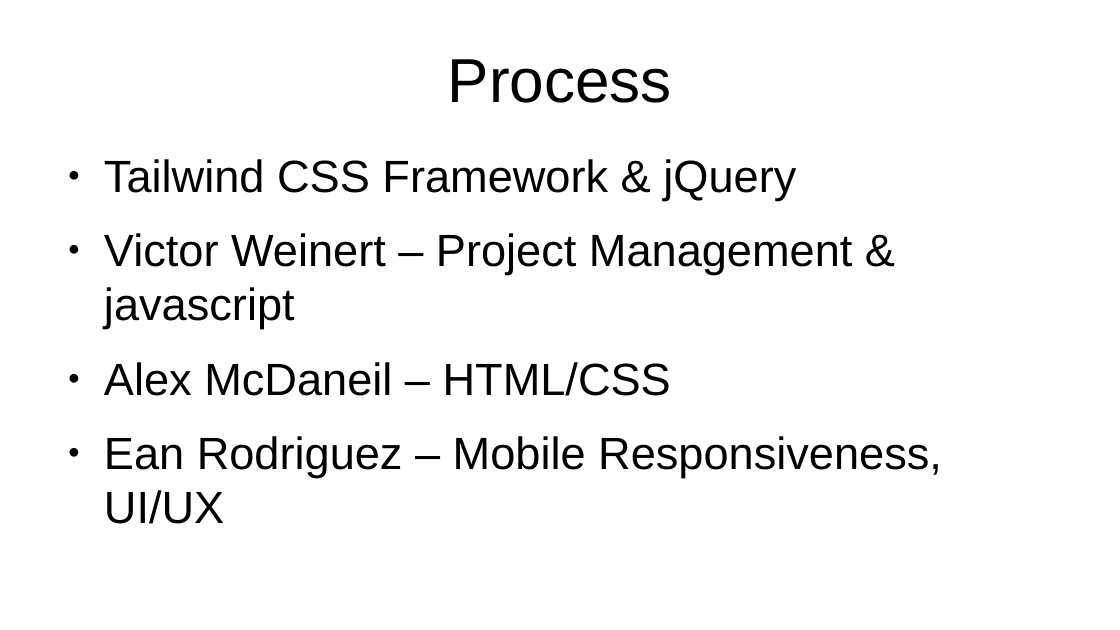
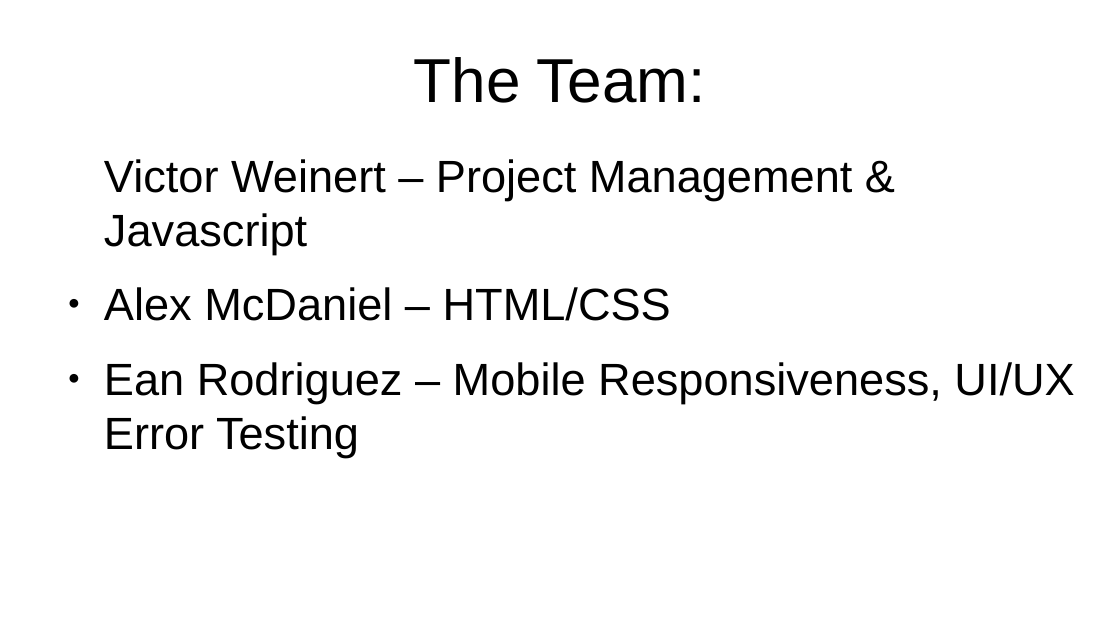
Before and after one commit to alexm1937/what-is-that-song, a slide deck: slide 6 of presentation.odp (slide 4 before the commit). Drawn at 1120x630 pixels with LibreOffice and Linux fonts; fonts in the diff are those of the drawing. Boxes give left, top, right and bottom in pixels: in the first picture for what was removed or moved away, otherwise in the second. Text is boxed around its words. In the diff, an @@ line names an element or a change of style, - is before the commit and + after.

Commit message:
added to powerpoint presentation

```diff
--- a/presentation.odp
+++ b/presentation.odp
@@ title at (414, 57, 706, 103): text changed @@
-Process
+The Team:
@@ text at (104, 159, 1074, 457): text changed @@
-● Tailwind CSS Framework & jQuery
-● Victor Weinert – Project Management & javascript
-● Alex McDaneil – HTML/CSS
-● Ean Rodriguez – Mobile Responsiveness, UI/UX
+Victor Weinert – Project Management & Javascript
+● Alex McDaniel – HTML/CSS
+● Ean Rodriguez – Mobile Responsiveness, UI/UX Error Testing
```
Also in this commit, not shown: 3 other slides changed, 3 slides added, 1 slide removed, 1 other file.
